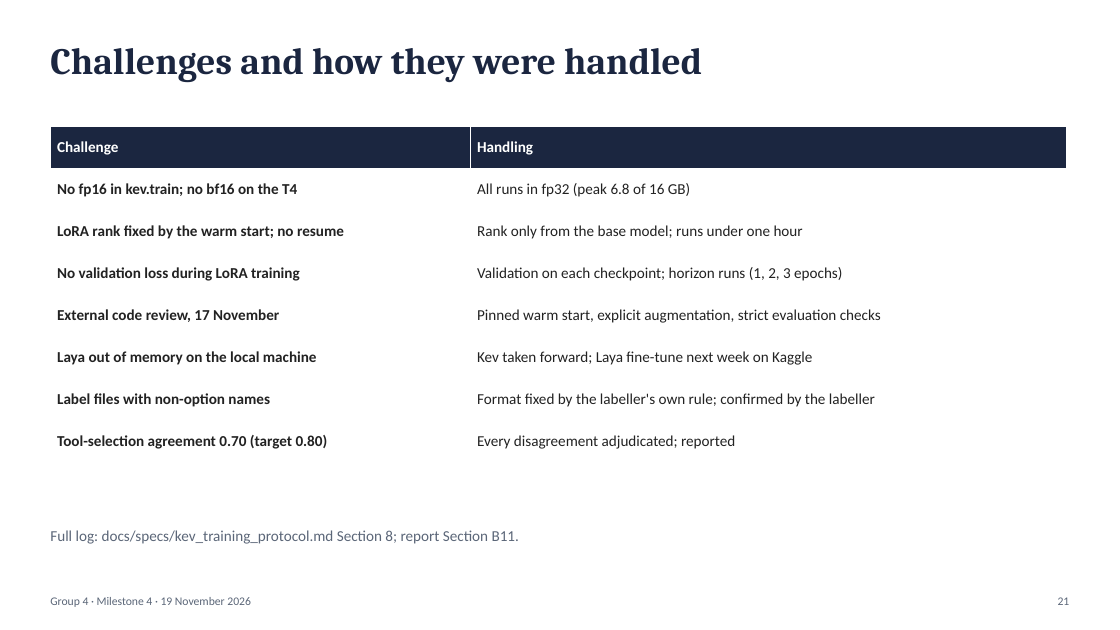
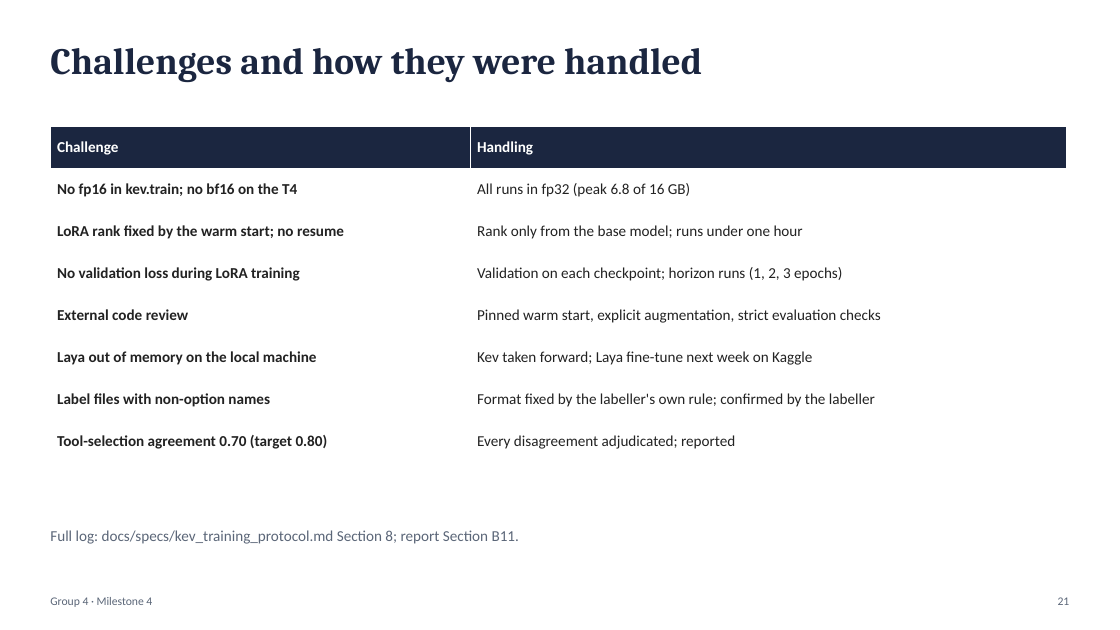
Before and after one commit to sathyaIITM/Group-4-DS-and-AI-Lab-Project, a slide deck: slide 21 of docs/milestones/Milestone4_TA_Presentation.pptx. Drawn at 1120x630 pixels with LibreOffice and Linux fonts; fonts in the diff are those of the drawing. Boxes give left, top, right and bottom in pixels: in the first picture for what was removed or moved away, otherwise in the second. Text is boxed around its words. In the diff, an @@ line names an element or a change of style, - is before the commit and + after.

```diff
--- a/docs/milestones/Milestone4_TA_Presentation.pptx
+++ b/docs/milestones/Milestone4_TA_Presentation.pptx
@@ table at (50, 126, 1067, 462) @@
-row 5, column 1: External code review, 17 November
+row 5, column 1: External code review
@@ text at (50, 597, 152, 607): text changed @@
-Group 4 · Milestone 4 · 19 November 2026
+Group 4 · Milestone 4
```
Also in this commit, not shown: 22 other slides changed, 1 other file.
